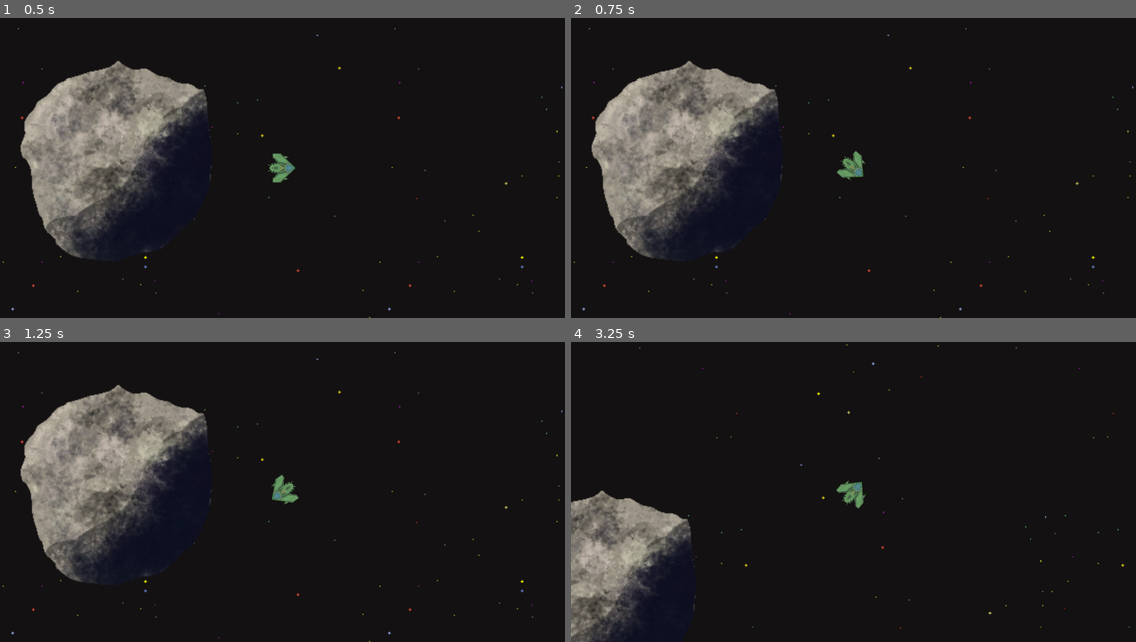
Above: before the commit, frames 1-4 (two rows, left to right).
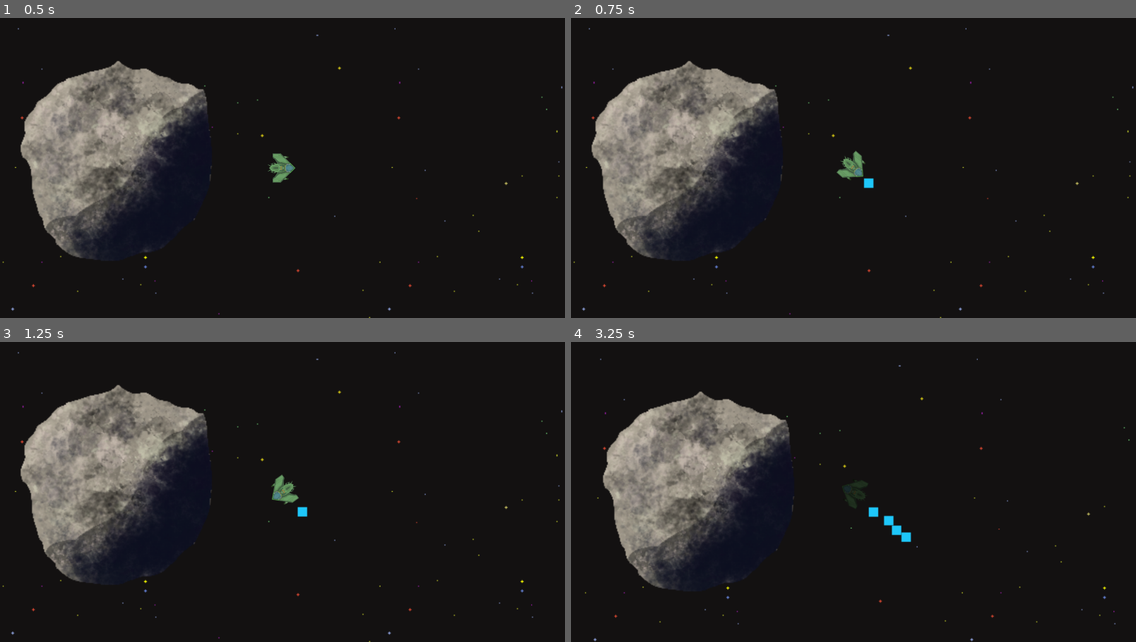
Above: after the commit, the same moments.

Repository: Vassily-Petrousevitch/GalacticHeist
Game: Godot game, scene res://main.tscn
The game is run twice, just before and just after one commit, with the same random seed, the same clock (stepped at 60 frames per second) and the same inputs.
Inputs (mouse positions are in pixels of both pictures, inside the frame that each line leads up to):
- Up to frame 1 (0.5 s): no input
- Up to frame 2 (0.75 s): tap Enter at 0.5 s; move the mouse to (977, 153) at 0.52 s; hold D (rotate_right) from 0.53 s (still down); click (977, 153) at 0.6 s
- Up to frame 3 (1.25 s): keep holding D (rotate_right)
- Up to frame 4 (3.25 s): move the mouse to (740, 507) at 1.27 s; release D (rotate_right) at 1.28 s; hold S (brake) 1.28-2.03 s; click (740, 507) at 1.35 s; move the mouse to (910, 426) at 2.02 s; hold D (rotate_right) 2.03-2.78 s; click (910, 426) at 2.1 s; move the mouse to (825, 552) at 2.77 s; hold W (accelerate) from 2.78 s (still down); click (825, 552) at 2.85 s

Frame 1 is identical in both runs. In frame 2, less than 0.1% of the frame differs, in the area x 51-54%, y 53-57%; in frame 3, less than 0.1%; in frame 4, 17%, in the area x 0-99%, y 0-100%.

Commit message:
goofy 'bullet' behavior

Diff:
--- /dev/null
+++ b/entities/bullet.gd
@@ -0,0 +1,5 @@
+extends CharacterBody2D
+
+func _physics_process(delta):
+
+	move_and_collide(velocity * delta)
--- /dev/null
+++ b/entities/bullet.tscn
@@ -0,0 +1,16 @@
+[gd_scene load_steps=4 format=3 uid="uid://c2865ym1ie6ql"]
+
+[ext_resource type="Script" path="res://entities/bullet.gd" id="1_6p3cd"]
+[ext_resource type="Texture2D" uid="uid://dc3lfjkn50iud" path="res://art/pixel_laser_small_blue.png" id="1_x7e7o"]
+
+[sub_resource type="RectangleShape2D" id="RectangleShape2D_mk826"]
+size = Vector2(10, 10)
+
+[node name="Bullet" type="CharacterBody2D"]
+script = ExtResource("1_6p3cd")
+
+[node name="Sprite2D" type="Sprite2D" parent="."]
+texture = ExtResource("1_x7e7o")
+
+[node name="CollisionShape2D" type="CollisionShape2D" parent="."]
+shape = SubResource("RectangleShape2D_mk826")
--- a/entities/player.gd
+++ b/entities/player.gd
@@ -9,6 +9,11 @@
 # Collision parameters
 const ship_bounceback = 0.25
 var stunned = false
+
+# Bullet parameters
+const bullet_scene = preload("res://entities/bullet.tscn")
+const bullet_timeout = 0.5		# seconds
+
 
 func _physics_process(delta):
 	if not stunned:
@@ -23,10 +28,16 @@
 
 func get_stunned():
 	stunned = true
-	self.modulate = Color("4d4d4d")
+	self.modulate = Color("4d4d4d")		# overlay with a gray filter
 	await get_tree().create_timer(0.5).timeout # waits briefly
 	stunned = false
 	self.modulate = Color("fff")
+
+func shoot_bullet():
+	var bullet = bullet_scene.instantiate()
+	bullet.velocity = Vector2(10, 10)
+	bullet.position = get_global_position() + Vector2(15, 15)
+	get_parent().add_child(bullet)
 
 func get_input():
 	setRotation()
@@ -37,6 +48,9 @@
 	if Input.is_action_pressed("brake"):
 		velocity = velocity.lerp(Vector2.ZERO, brake_accel)
 
+	if Input.is_action_just_pressed("shoot"):
+		shoot_bullet()
+
 func setRotation():
 	var rotate_direction = 0;
 
--- a/project.godot
+++ b/project.godot
@@ -49,3 +49,8 @@
 "events": [Object(InputEventKey,"resource_local_to_scene":false,"resource_name":"","device":-1,"window_id":0,"alt_pressed":false,"shift_pressed":false,"ctrl_pressed":false,"meta_pressed":false,"pressed":false,"keycode":0,"physical_keycode":68,"key_label":0,"unicode":100,"echo":false,"script":null)
 ]
 }
+shoot={
+"deadzone": 0.5,
+"events": [Object(InputEventMouseButton,"resource_local_to_scene":false,"resource_name":"","device":-1,"window_id":0,"alt_pressed":false,"shift_pressed":false,"ctrl_pressed":false,"meta_pressed":false,"button_mask":0,"position":Vector2(0, 0),"global_position":Vector2(0, 0),"factor":1.0,"button_index":1,"canceled":false,"pressed":false,"double_click":false,"script":null)
+]
+}
